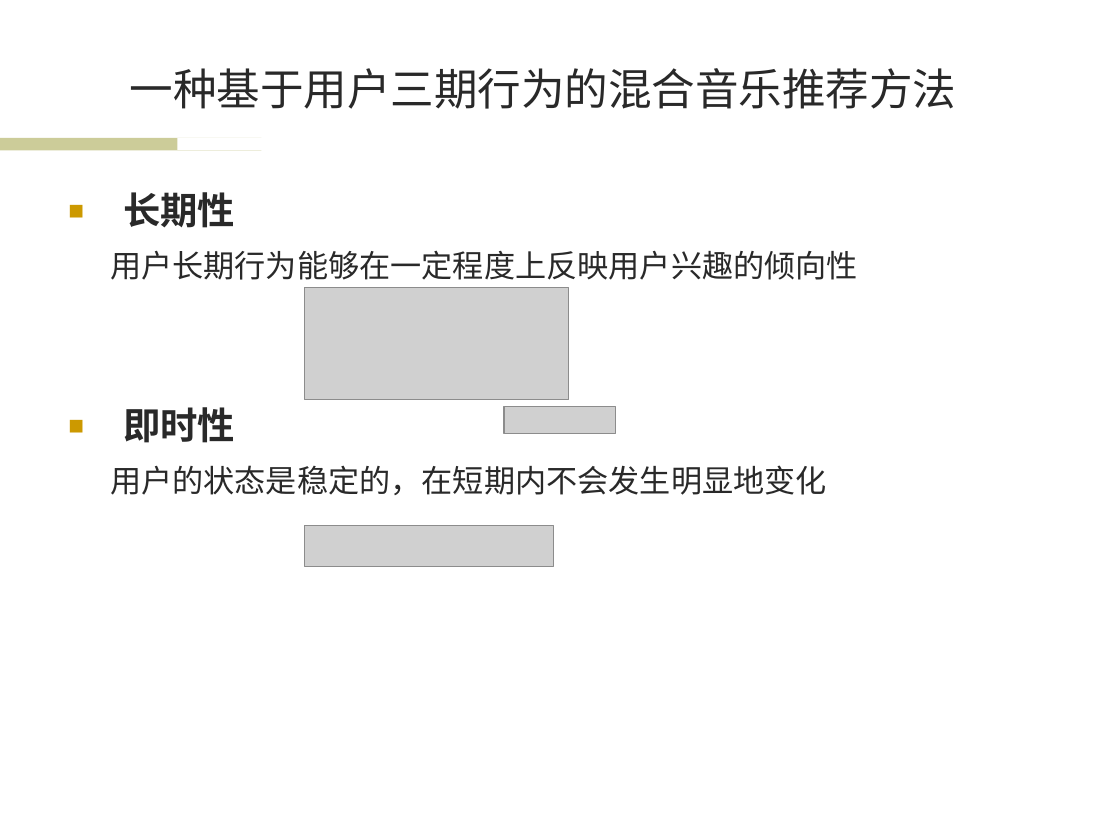
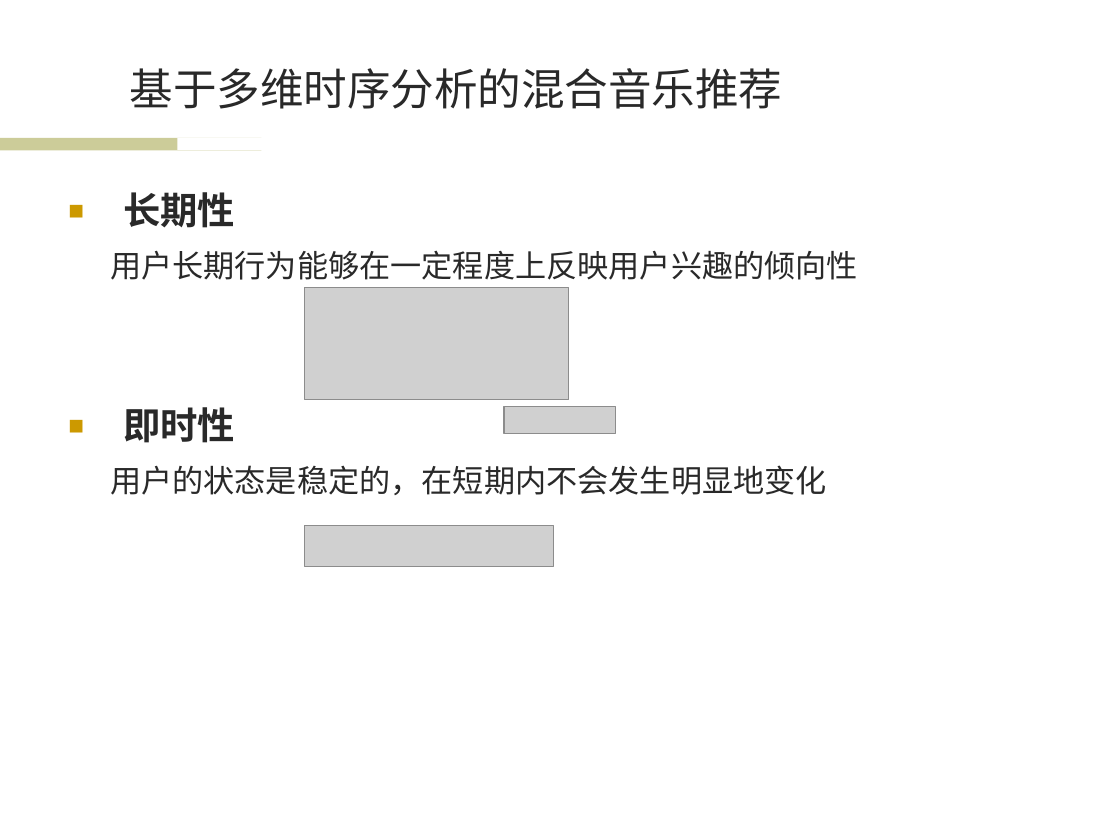
Before and after one commit to wwssttt/NJUThesis, a slide deck: slide 10 of ppt/一种基于时间序列分析的个性化音乐推荐系统及其实现.ppt. Drawn at 1120x840 pixels with LibreOffice and Linux fonts; fonts in the diff are those of the drawing; grey boxes stand for pictures; background and template pictures are left out. Boxes give left, top, right and bottom in pixels: in the first picture for what was removed or moved away, otherwise in the second. Text is boxed around its words. In the diff, an @@ line names an element or a change of style, - is before the commit and + after.

```diff
--- a/ppt/一种基于时间序列分析的个性化音乐推荐系统及其实现.ppt
+++ b/ppt/一种基于时间序列分析的个性化音乐推荐系统及其实现.ppt
@@ title at [130, 68, 782, 109]: text changed @@
-一种基于用户三期行为的混合音乐推荐方法
+基于多维时序分析的混合音乐推荐
```
Also in this commit, not shown: 11 other slides changed.
